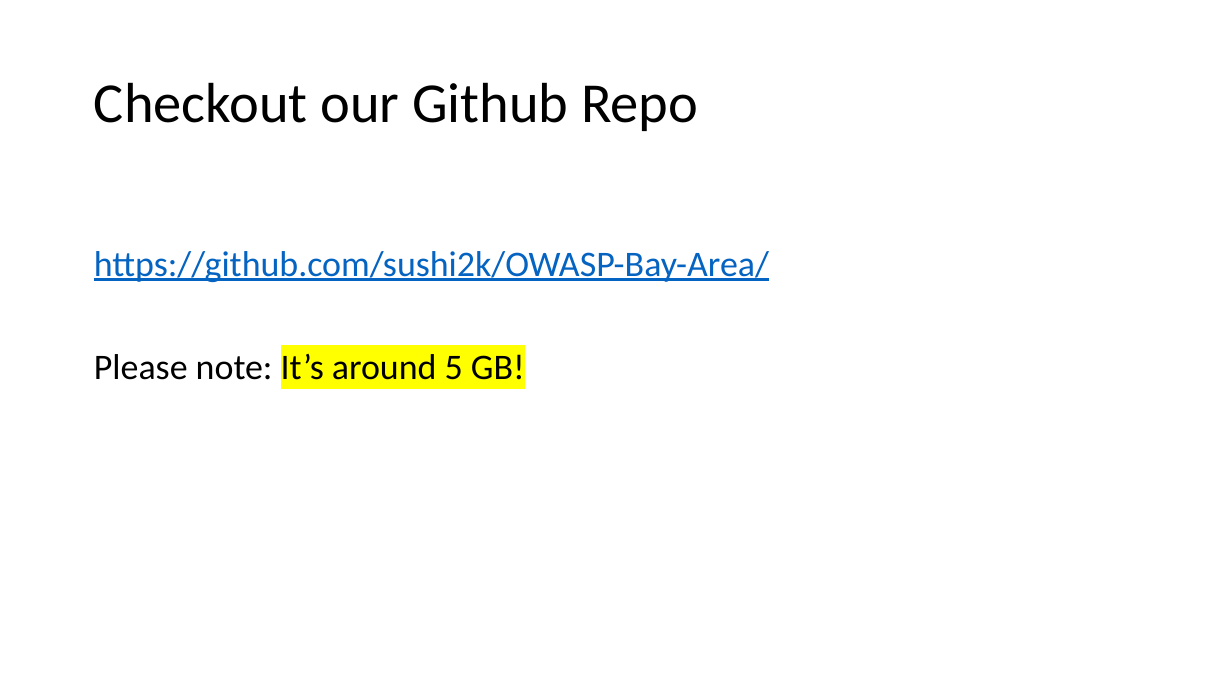
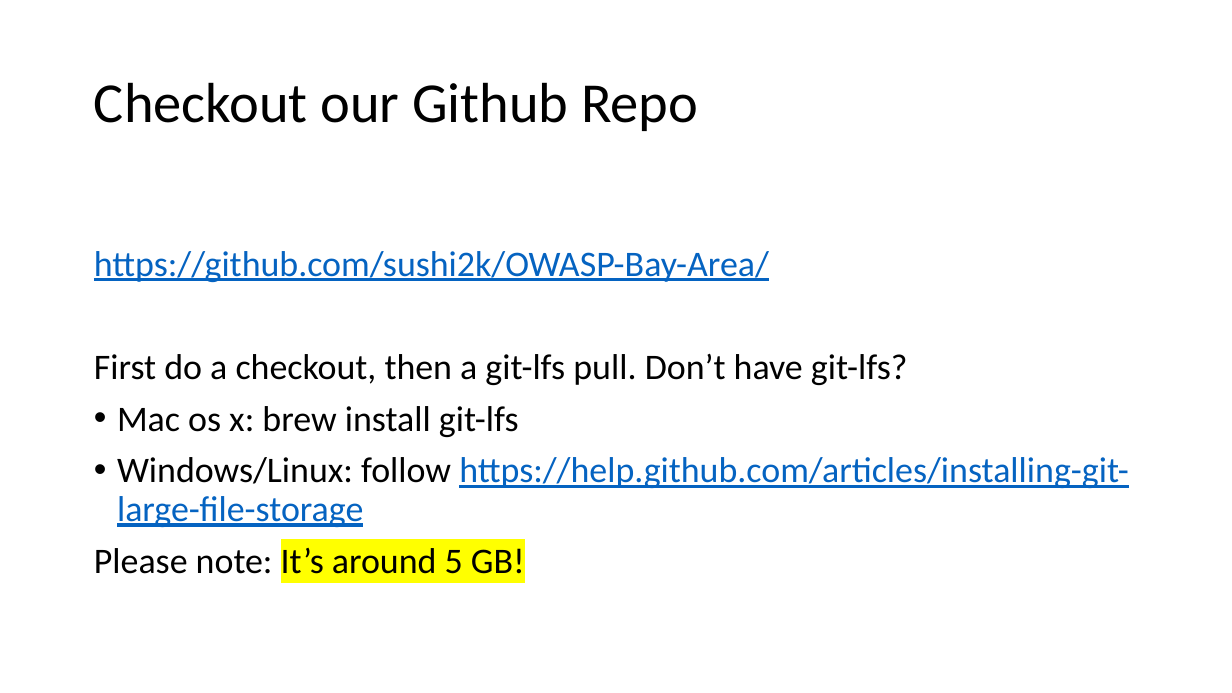
Before and after one commit to testrockytesting/OWASP-Bay-Area, a slide deck: slide 2 of Preparation-Bay-Area-Workshop.pptx. Drawn at 1232x693 pixels with LibreOffice and Linux fonts; fonts in the diff are those of the drawing. Boxes give left, top, right and bottom in pixels: in the first picture for what was removed or moved away, otherwise in the second. Text is boxed around its words. In the diff, an @@ line names an element or a change of style, - is before the commit and + after.

Commit message:
Updated powerpoint

```diff
--- a/Preparation-Bay-Area-Workshop.pptx
+++ b/Preparation-Bay-Area-Workshop.pptx
@@ text at [94,353,1129,527]: paragraphs added @@
+First do a checkout, then a git-lfs pull. Don’t have git-lfs?
+• Mac os x: brew install git-lfs
+• Windows/Linux: follow https://help.github.com/articles/installing-git-large-file-storage
```
